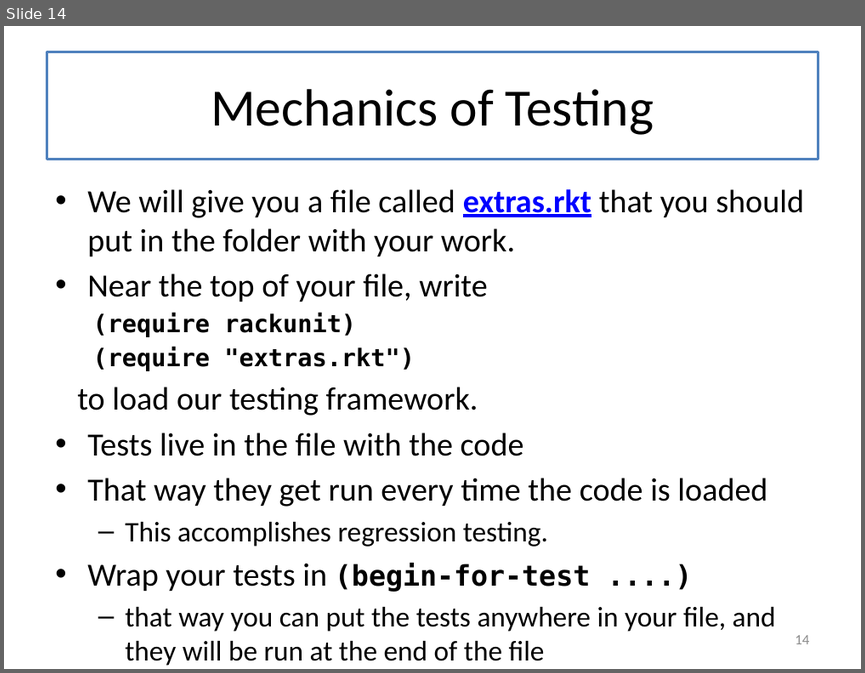
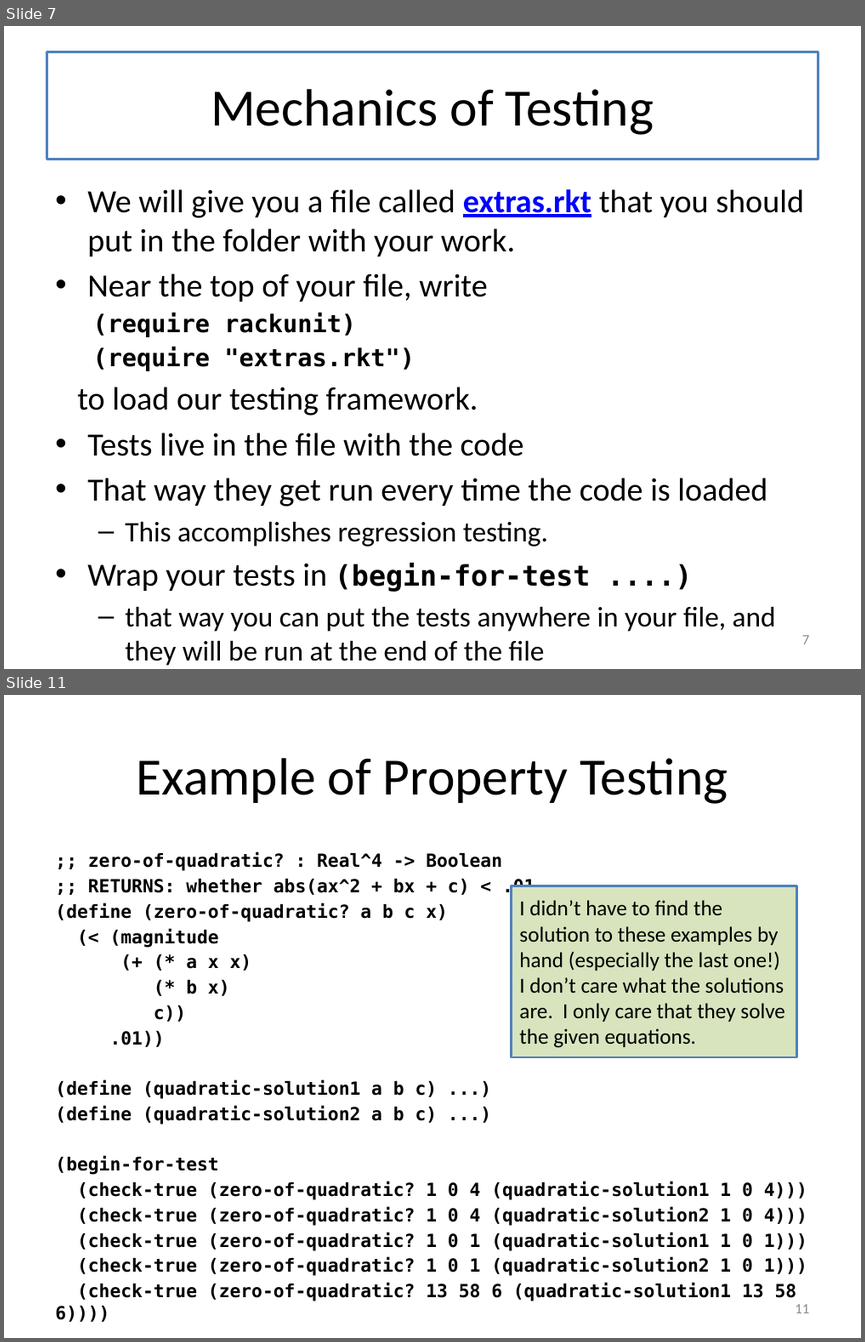
Before and after one commit to mwand/cs5010f16, a slide deck: Slides/Lesson 2.4 Testing.pptx. Shown one above the other, each under a label of ours: slide 14 before the commit, slides 7 and 11 after it; the slides between them are not shown. The pictures are 865x673 and 865x1342 pixels, drawn with LibreOffice and Linux fonts; fonts in the diff are those of the drawing. Boxes give left, top, right and bottom in pixels: in the first picture for what was removed or moved away, otherwise in the second. Text is boxed around its words. In the diff, an @@ line names an element or a change of style, - is before the commit and + after.

```diff
--- a/Slides/Lesson 2.4 Testing.pptx
+++ b/Slides/Lesson 2.4 Testing.pptx
@@ slide 11 added at <box>4,695,861,1338</box>, background #FFFFFF @@
@@ title added at <box>46,721,818,828</box>, fill #FFFFFF, outline #4F81BD 2 pt, 44 pt, text #000000 @@
+Example of Property Testing
@@ text added at <box>55,852,807,1321</box>, 15.2 pt, text #000000, bold @@
+;; zero-of-quadratic? : Real^4 -> Boolean
+;; RETURNS: whether abs(ax^2 + bx + c) < .01
+(define (zero-of-quadratic? a b c x)
+(< (magnitude
+(+ (* a x x)
+(* b x)
+c))
+.01))
+(define (quadratic-solution1 a b c) ...)
+(define (quadratic-solution2 a b c) ...)
+(begin-for-test
+(check-true (zero-of-quadratic? 1 0 4 (quadratic-solution1 1 0 4)))
+(check-true (zero-of-quadratic? 1 0 4 (quadratic-solution2 1 0 4)))
+(check-true (zero-of-quadratic? 1 0 1 (quadratic-solution1 1 0 1)))
+(check-true (zero-of-quadratic? 1 0 1 (quadratic-solution2 1 0 1)))
+(check-true (zero-of-quadratic? 13 58 6 (quadratic-solution1 13 58 6))))
@@ rectangle added at <box>511,886,796,1057</box>, fill #D7E4BD, outline #4F81BD 2 pt, 18 pt, text #000000 @@
+I didn’t have to find the solution to these examples by hand (especially the last one!)
+I don’t care what the solutions are. I only care that they solve the given equations.
@@ page number added at <box>794,1304,809,1313</box>, 12 pt, text #8C8C8C @@
+11
@@ what was slide 14 is now slide 7 @@
@@ page number at <box>802,635,809,644</box>: text changed @@
-14
+7
```
Also in this commit, not shown: 11 slides changed, 5 other slides added, 6 slides removed, 4 other files.
